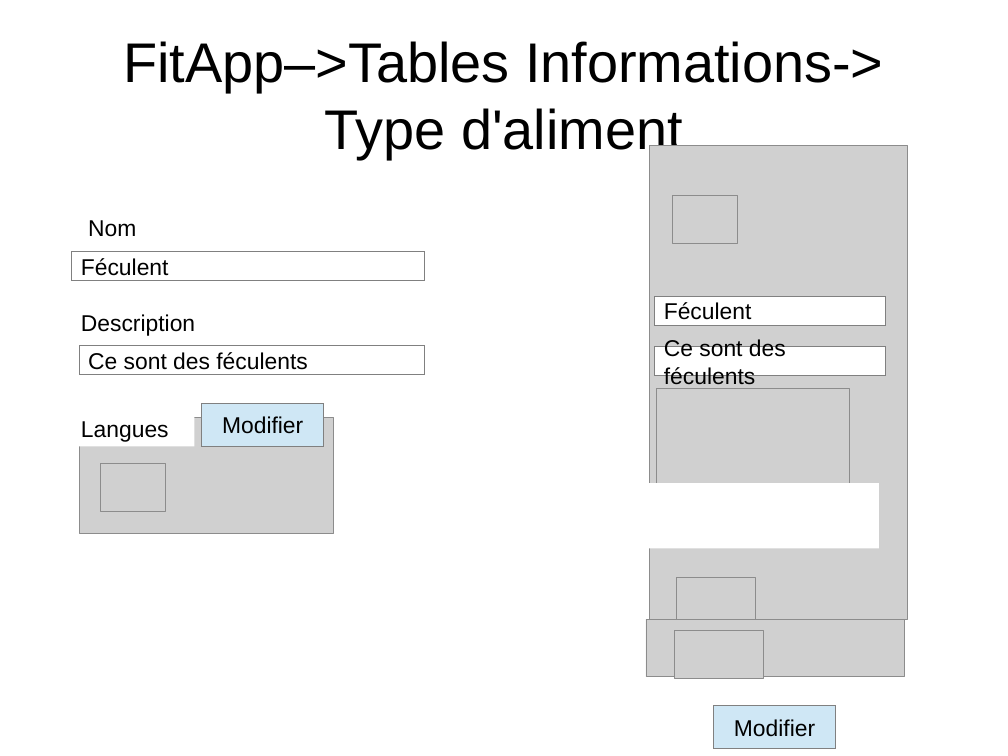
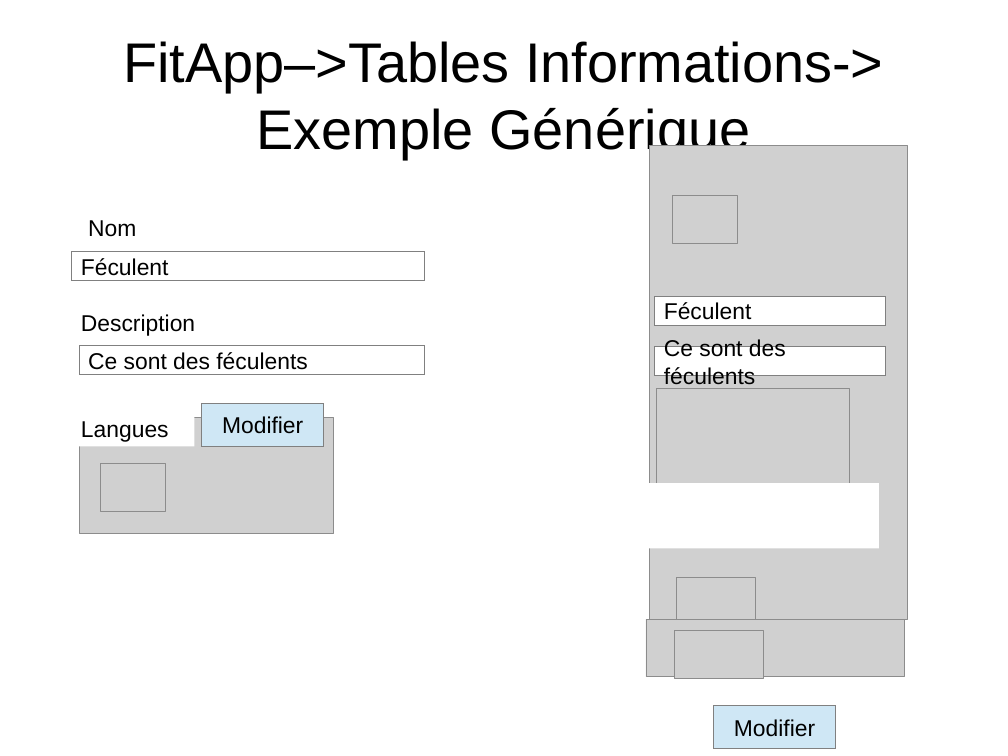
Before and after one commit to NicolasGavard/WebVysionSportV2, a slide deck: slide 4 of Documentations/FitApp - Table Informations v1.02.odp. Drawn at 1008x756 pixels with LibreOffice and Linux fonts; fonts in the diff are those of the drawing; grey boxes stand for pictures. Boxes give left, top, right and bottom in pixels: in the first picture for what was removed or moved away, otherwise in the second. Text is boxed around its words. In the diff, an @@ line names an element or a change of style, - is before the commit and + after.

Commit message:
Doc Table Codes

```diff
--- a/Documentations/FitApp - Table Informations v1.02.odp
+++ b/Documentations/FitApp - Table Informations v1.02.odp
@@ title at (123, 41, 883, 159): text changed @@
-FitApp–>Tables Informations->
-Type d'aliment
+FitApp–>Tables Informations->
+Exemple Générique
```
Also in this commit, not shown: 6 other slides changed, 3 slides added.
